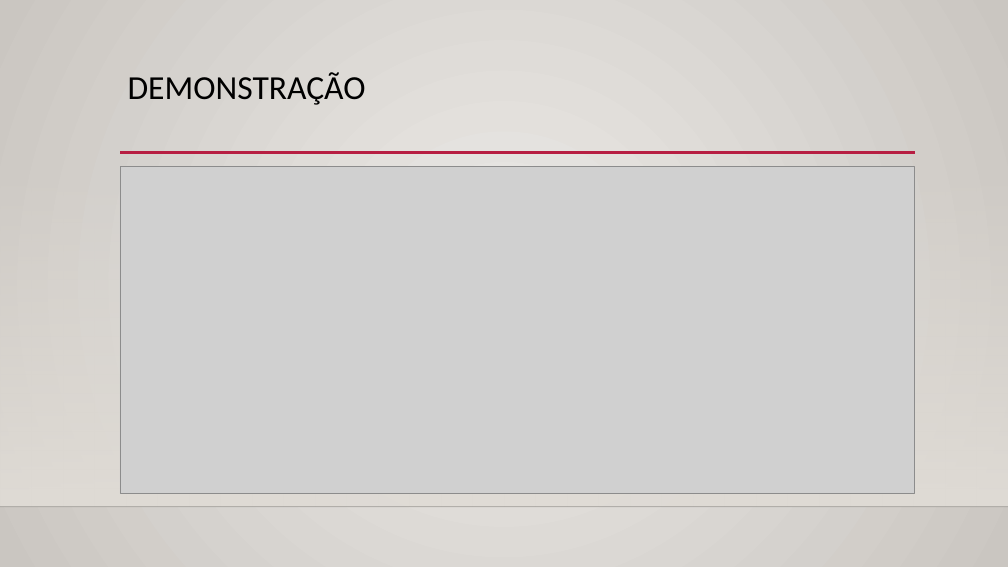
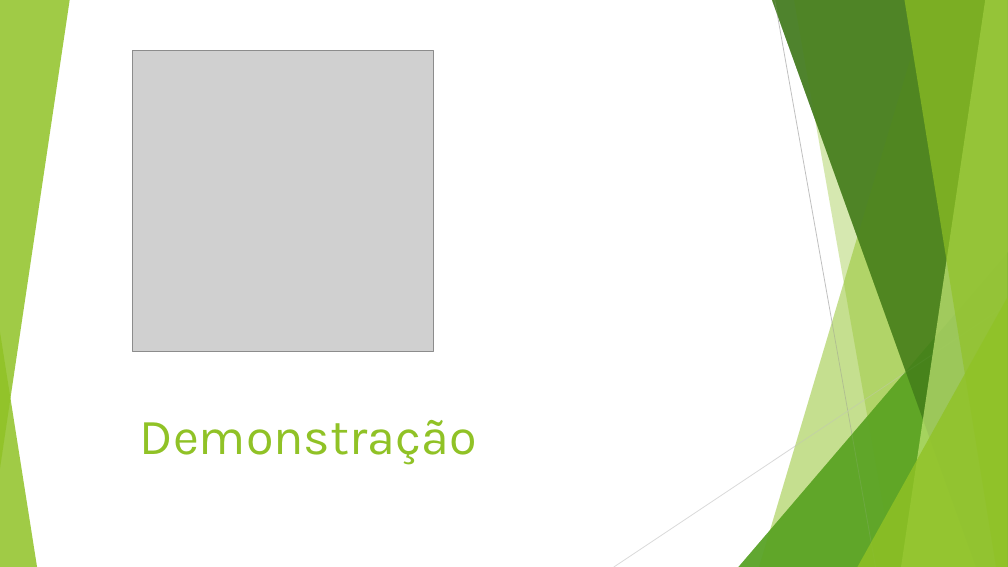
Before and after one commit to joaoluz90/footprint4all, a slide deck: slide 6 of Footprint4all.pptx (slide 8 before the commit). Drawn at 1008x567 pixels with LibreOffice and Linux fonts; fonts in the diff are those of the drawing; grey boxes stand for pictures; background and template pictures are left out. Boxes give left, top, right and bottom in pixels: in the first picture for what was removed or moved away, otherwise in the second. Text is boxed around its words. In the diff, an @@ line names an element or a change of style, - is before the commit and + after.

```diff
--- a/Footprint4all.pptx
+++ b/Footprint4all.pptx
@@ background gradient #ECEAE7 to #CAC7C1 to #FFFFFF @@
@@ group added at (x1=0, y1=0, x2=1008, y2=567): 5 freeform shapes, 3 triangles, 2 lines @@
@@ picture added at (x1=132, y1=51, x2=433, y2=352) @@
@@ rectangle removed at (x1=0, y1=167, x2=1008, y2=507) @@
@@ line removed from (120, 153) to (915, 153) @@
@@ picture removed at (x1=120, y1=166, x2=914, y2=494) @@
@@ group added at (x1=0, y1=0, x2=1008, y2=567): 5 freeform shapes, 3 triangles @@
@@ title "Demonstração" at (x1=140, y1=420, x2=477, y2=465): vertical alignment top to bottom @@
@@ title at (x1=140, y1=420, x2=477, y2=465): text changed; size 32 to 48 pt; font Calibri to Karla; text colour #000000 to #90C226 @@
-DEMONSTRAÇÃO
+Demonstração
@@ line removed from (0, 507) to (1008, 507) @@
```
Also in this commit, not shown: 4 other slides changed, 3 slides added, 3 slides removed.
